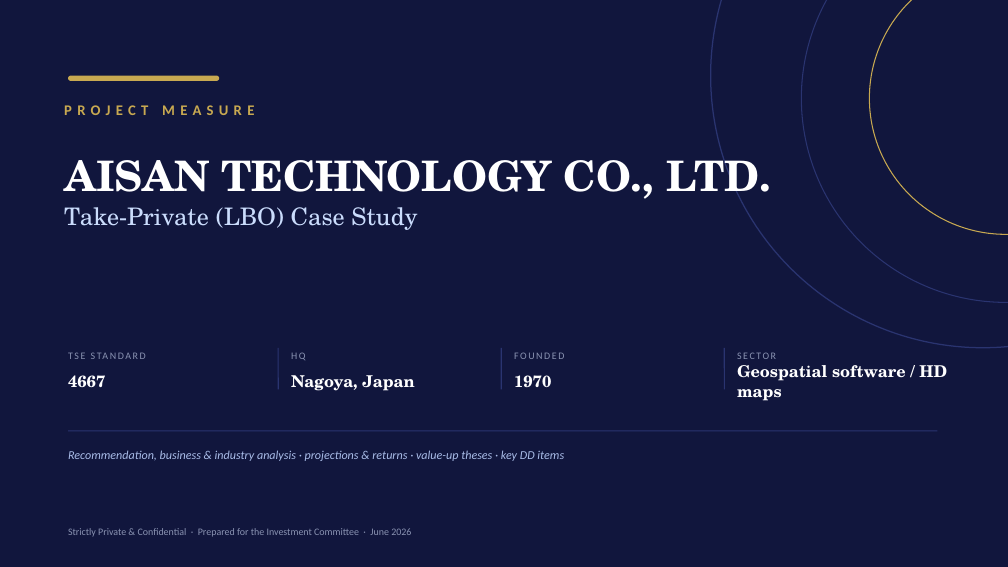
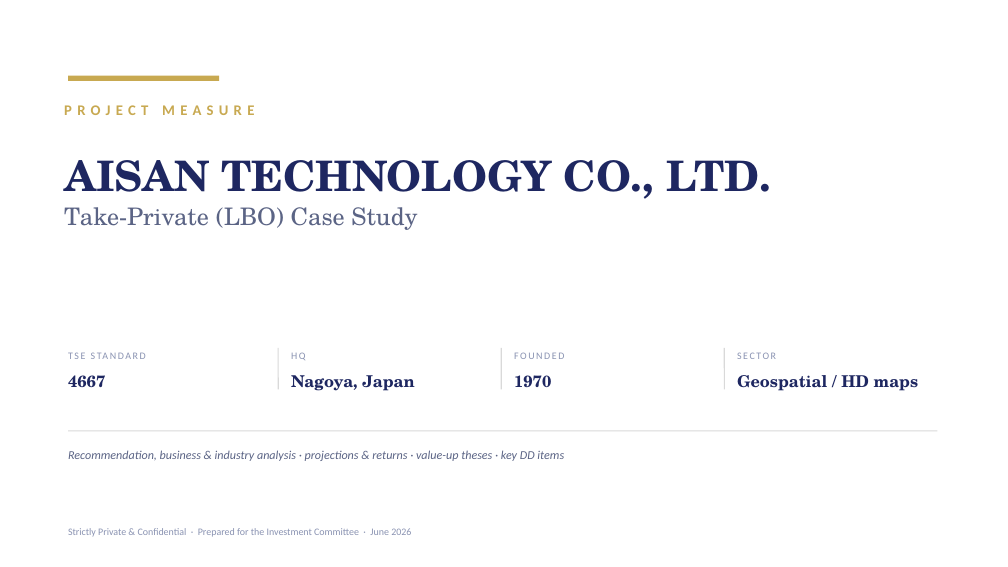
Before and after one commit to ankimo1210/projects, a slide deck: slide 1 of aisan_lbo_case/docs/AISAN_4667_Take_Private_Case_Study.pptx. Drawn at 1008x567 pixels with LibreOffice and Linux fonts; fonts in the diff are those of the drawing. Boxes give left, top, right and bottom in pixels: in the first picture for what was removed or moved away, otherwise in the second. Text is boxed around its words. In the diff, an @@ line names an element or a change of style, - is before the commit and + after.

```diff
--- a/aisan_lbo_case/docs/AISAN_4667_Take_Private_Case_Study.pptx
+++ b/aisan_lbo_case/docs/AISAN_4667_Take_Private_Case_Study.pptx
@@ background #11163D to #FFFFFF @@
@@ ellipse removed at [711, 0, 1008, 348] @@
@@ ellipse removed at [802, 0, 1008, 302] @@
@@ ellipse removed at [870, 0, 1008, 234] @@
@@ rectangle at [68, 76, 219, 81]: rounded rectangle to rectangle @@
@@ text "AISAN TECHNOLOGY CO., LTD." at [64, 160, 771, 230]: text colour #FFFFFF to #1E2761 in "AISAN TECHNOLOGY CO., LTD."; text colour #CADCFC to #5B6485 in "Take-Private (LBO) Case Study" @@
@@ line (278, 348) - (278, 389): stroke #2A3470 1 pt to #D9D9D9 1 pt @@
@@ line (501, 348) - (501, 389): stroke #2A3470 1 pt to #D9D9D9 1 pt @@
@@ line (724, 348) - (724, 389): stroke #2A3470 1 pt to #D9D9D9 1 pt @@
@@ text colour #FFFFFF to #1E2761 in 3 elements at [68, 375, 105, 387], [291, 375, 414, 391], [514, 375, 551, 387] @@
@@ text at [737, 375, 919, 391]: text changed; text colour #FFFFFF to #1E2761 @@
-Geospatial software / HD maps
+Geospatial / HD maps
@@ text "Recommendation, business & industry analysis ..." at [68, 450, 564, 461]: text colour #A9BCE8 to #5B6485 @@
@@ line (68, 431) - (938, 431): stroke #2A3470 1 pt to #D9D9D9 1 pt @@
```
Also in this commit, not shown: 19 other slides changed, 1 slide added, 6 other files.
